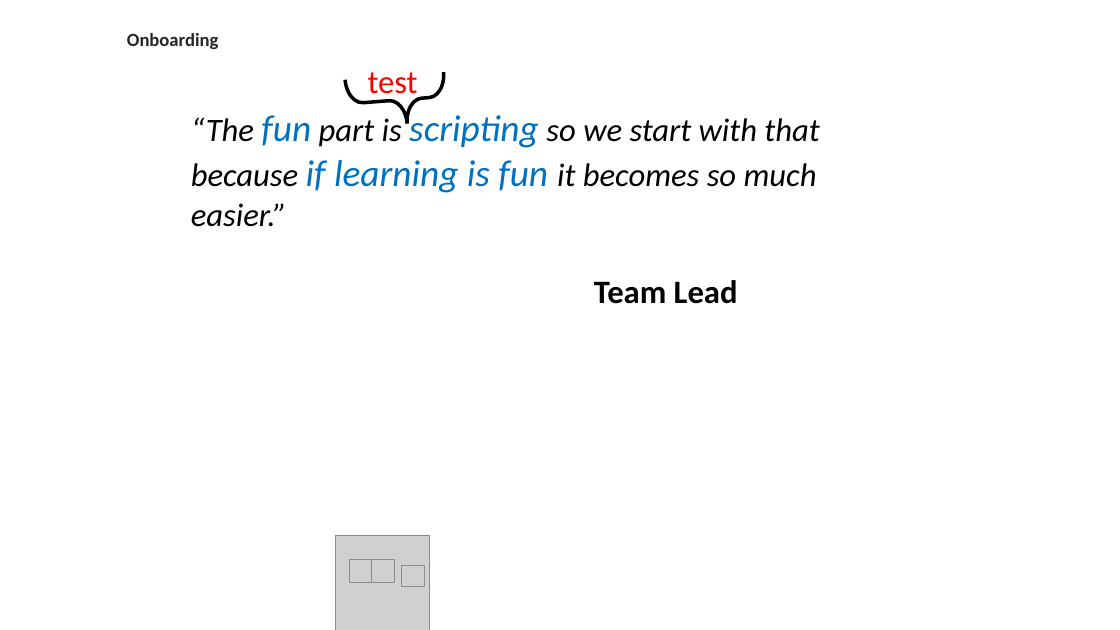
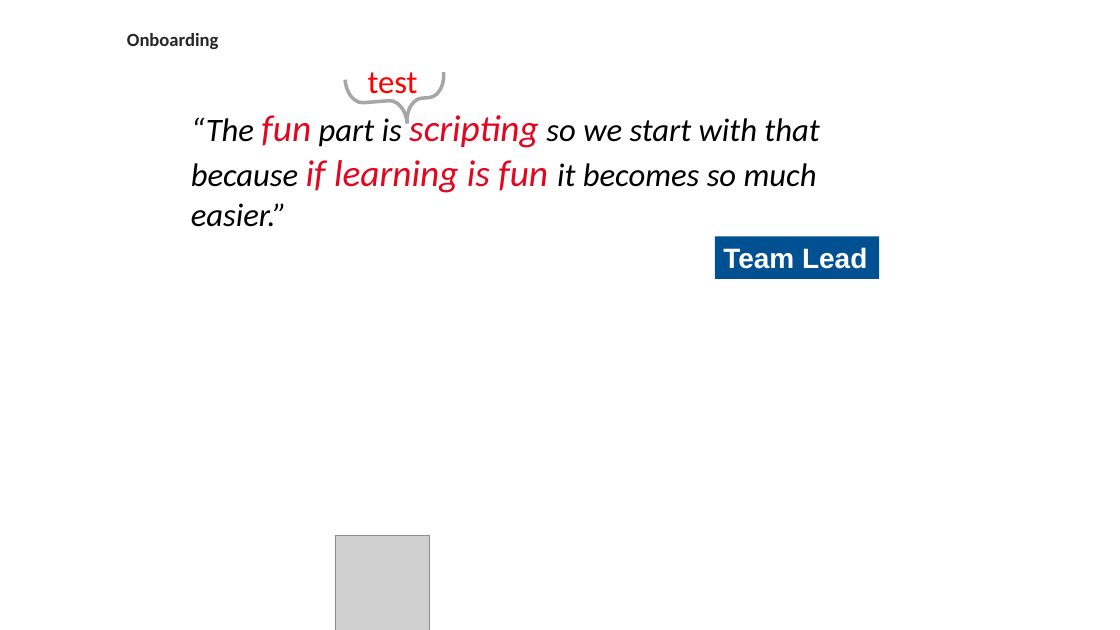
Before and after one commit to DjoolsNL/EersteMaand, a slide deck: slide 14 of A Introductie Voor De Cursist/Eerste Maand Onboarding Kit IT-Line BEE LKQ.pptx. Drawn at 1120x630 pixels with LibreOffice and Linux fonts; fonts in the diff are those of the drawing; grey boxes stand for pictures; background and template pictures are left out. Boxes give left, top, right and bottom in pixels: in the first picture for what was removed or moved away, otherwise in the second. Text is boxed around its words. In the diff, an @@ line names an element or a change of style, - is before the commit and + after.

```diff
--- a/A Introductie Voor De Cursist/Eerste Maand Onboarding Kit IT-Line BEE LKQ.pptx
+++ b/A Introductie Voor De Cursist/Eerste Maand Onboarding Kit IT-Line BEE LKQ.pptx
@@ left brace at bbox=[345, 72, 448, 128]: outline #000000 3 pt to #A6A6A6 3 pt @@
@@ text "“The fun part is scripting ..." at bbox=[191, 110, 819, 227]: text colour #0070C0 to #E4051F in "fun scripting if learning is fun" @@
@@ rectangle "Team Lead": place and size @@
-rectangle "Team Lead" at bbox=[594, 280, 738, 304]
+rectangle "Team Lead" at bbox=[715, 237, 880, 279]
@@ rectangle "Team Lead" at bbox=[715, 237, 880, 279]: size 28 to 24 pt, font Calibri to Arial, text colour #000000 to #FFFFFF; vertical alignment top to middle; fill none to #005092 @@
@@ group removed at bbox=[350, 560, 424, 586]: 4 pictures @@
```
Also in this commit, not shown: 33 other slides changed, 2 slides added, 3 slides removed, 3 other files.
